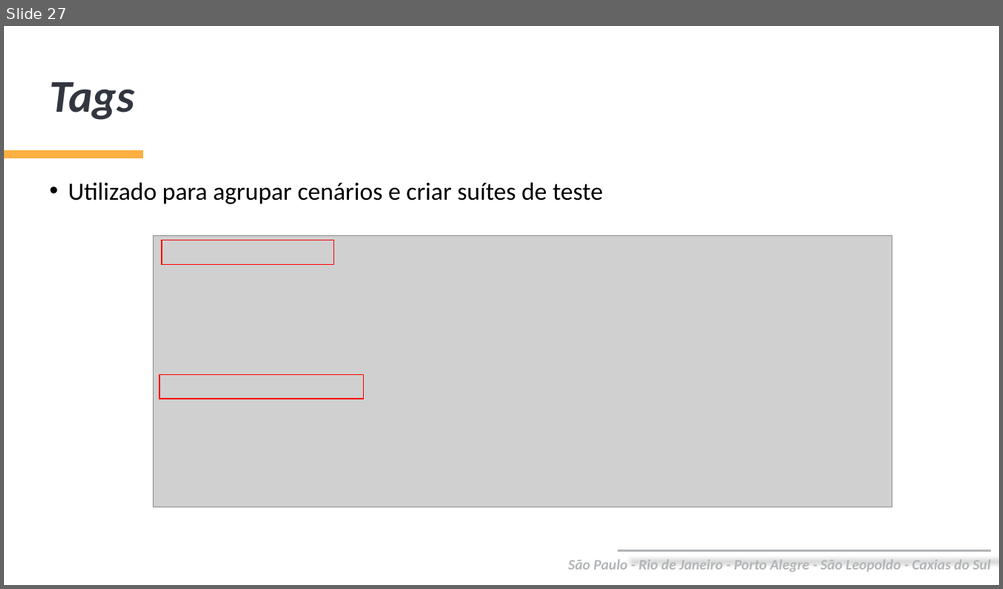
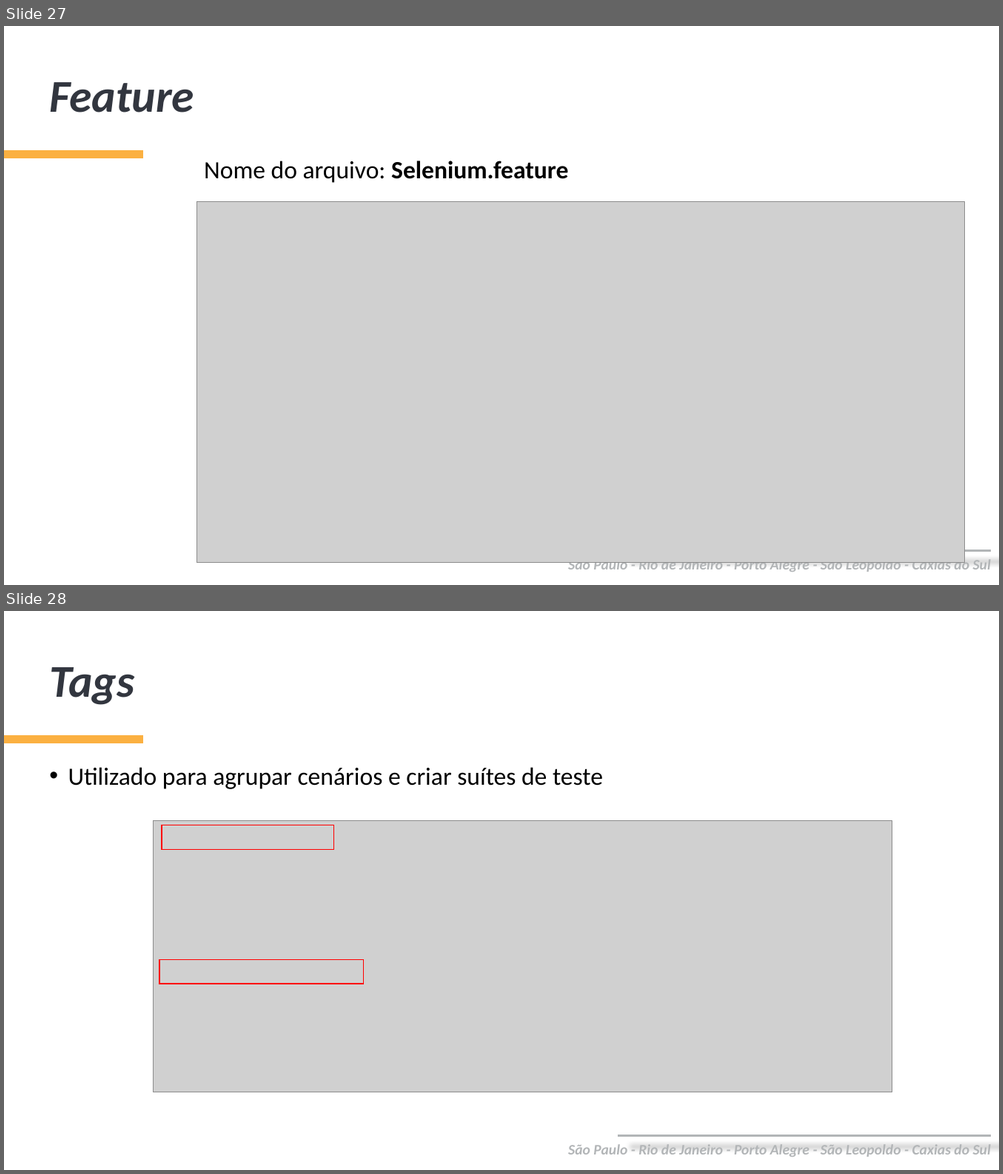
Before and after one commit to marcoslimaqa/cwi-automation-training, a slide deck: arquivos-treinamento/Treinamento Automação CWI - Aula 2.pptx. Shown one above the other, each under a label of ours: slide 27 before the commit, slides 27 and 28 after it. The pictures are 1003x589 and 1003x1174 pixels, drawn with LibreOffice and Linux fonts; fonts in the diff are those of the drawing; grey boxes stand for pictures; background and template pictures are left out. Boxes give left, top, right and bottom in pixels: in the first picture for what was removed or moved away, otherwise in the second. Text is boxed around its words. In the diff, an @@ line names an element or a change of style, - is before the commit and + after.

```diff
--- a/arquivos-treinamento/Treinamento Automação CWI - Aula 2.pptx
+++ b/arquivos-treinamento/Treinamento Automação CWI - Aula 2.pptx
@@ slide 27 added at box(4, 26, 999, 585), background #FFFFFF; not listed: 3 template elements that a slide beside it also shows @@
@@ title added at box(49, 82, 194, 113), 44 pt, text #32363F, bold, italic @@
+Feature
@@ text added at box(204, 161, 568, 183), 24 pt, text #000000, bold @@
+Nome do arquivo: Selenium.feature
@@ picture added at box(196, 201, 965, 563) @@
@@ what was slide 27 is now slide 28 @@
```
Also in this commit, not shown: 2 slides changed.
